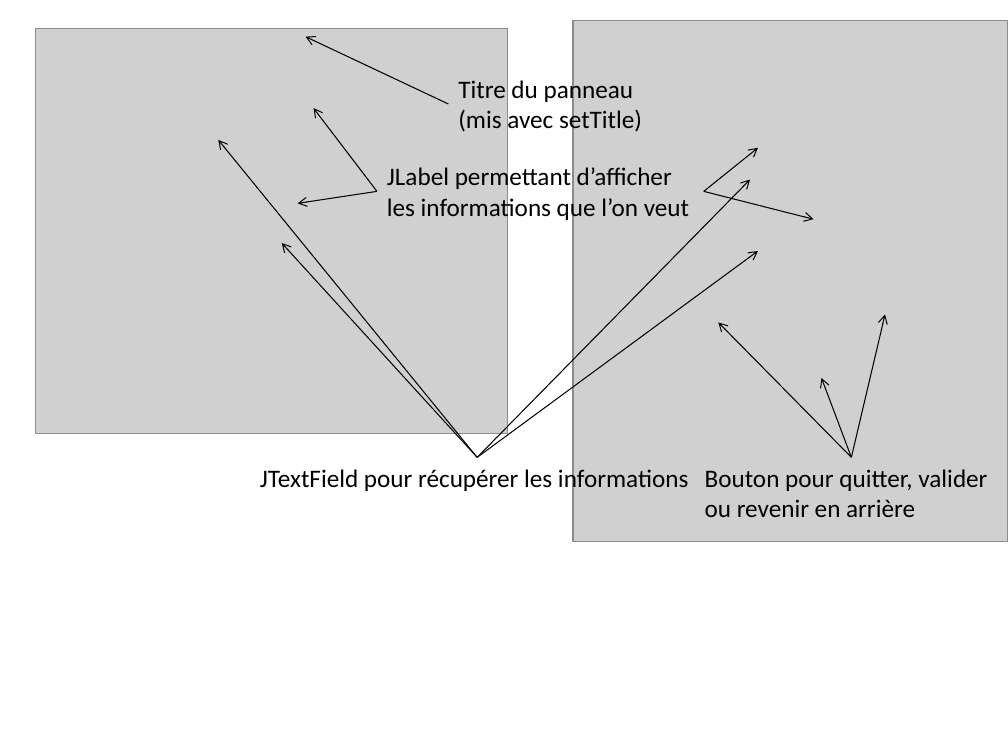
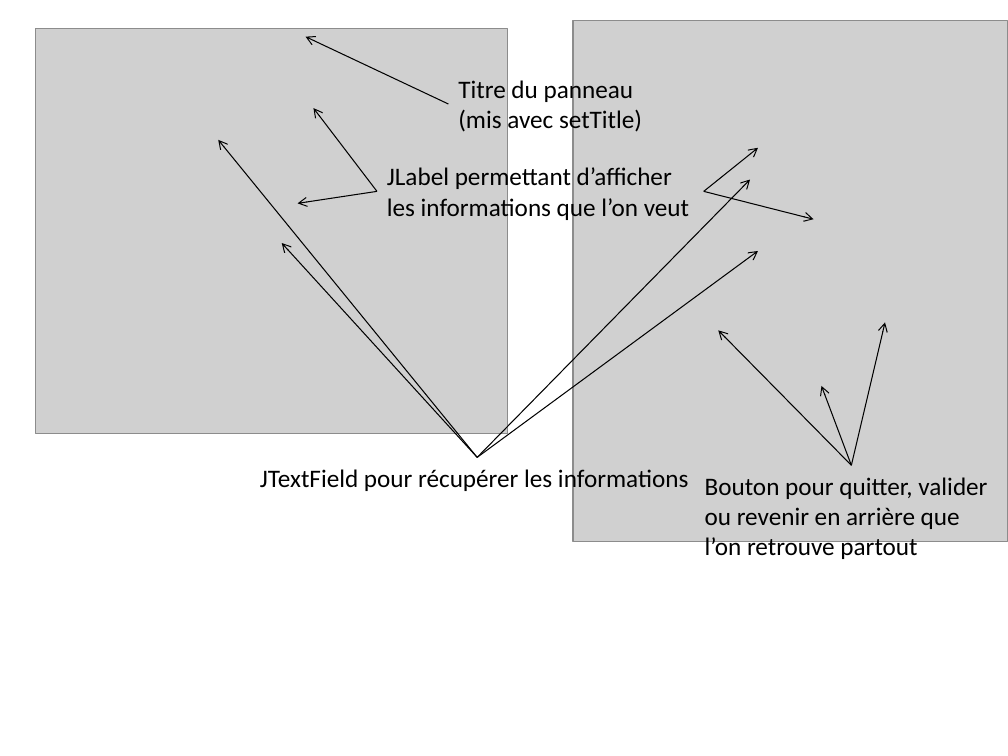
Before and after one commit to Skyfire27/Project-Java, a slide deck: slide 6 of PROJET POO Java/Projet_Java_TAN_RINJARD.pptx. Drawn at 1008x756 pixels with LibreOffice and Linux fonts; fonts in the diff are those of the drawing; grey boxes stand for pictures. Boxes give left, top, right and bottom in pixels: in the first picture for what was removed or moved away, otherwise in the second. Text is boxed around its words. In the diff, an @@ line names an element or a change of style, - is before the commit and + after.

```diff
--- a/PROJET POO Java/Projet_Java_TAN_RINJARD.pptx
+++ b/PROJET POO Java/Projet_Java_TAN_RINJARD.pptx
@@ 3 arrows: place and size @@
-3 arrows at bbox=[719, 314, 885, 458]
+3 arrows at bbox=[719, 323, 885, 466]
@@ text "Bouton pour quitter, valider": place and size @@
-text "Bouton pour quitter, valider" at bbox=[705, 469, 987, 517]
+text "Bouton pour quitter, valider" at bbox=[705, 477, 987, 559]
@@ text at bbox=[705, 507, 960, 559]: text changed @@
-ou revenir en arrière
+ou revenir en arrière que
+l’on retrouve partout
```
Also in this commit, not shown: 2 slides added, 2 slides removed.
